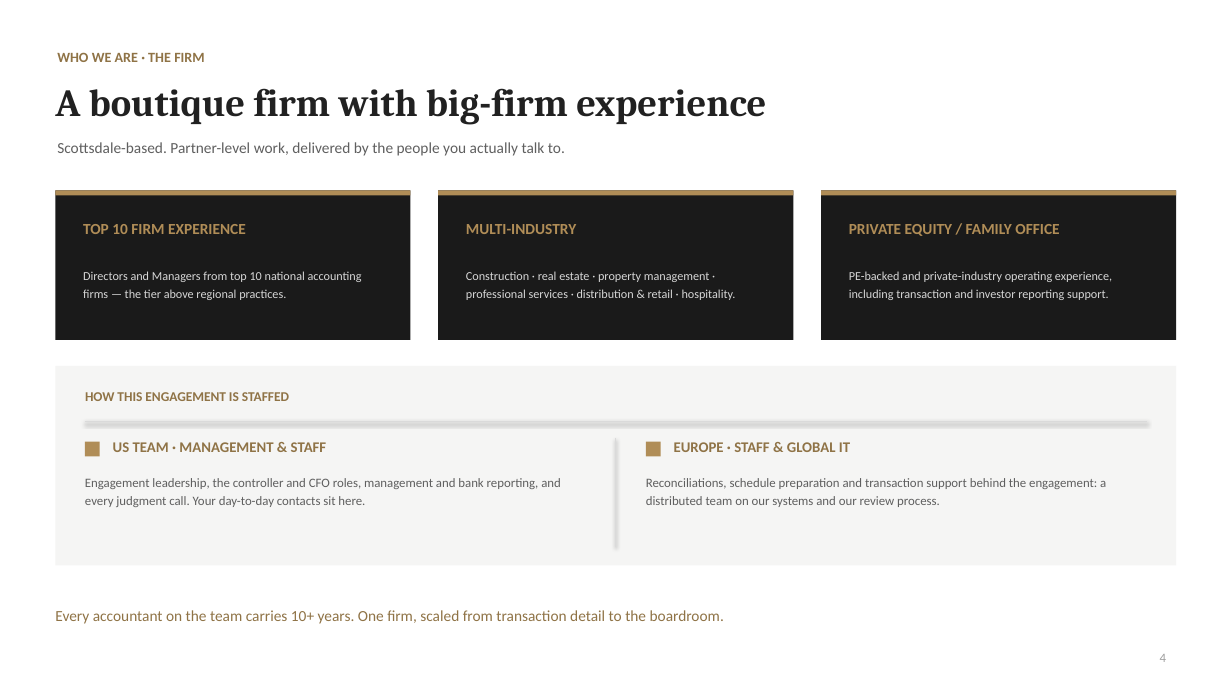
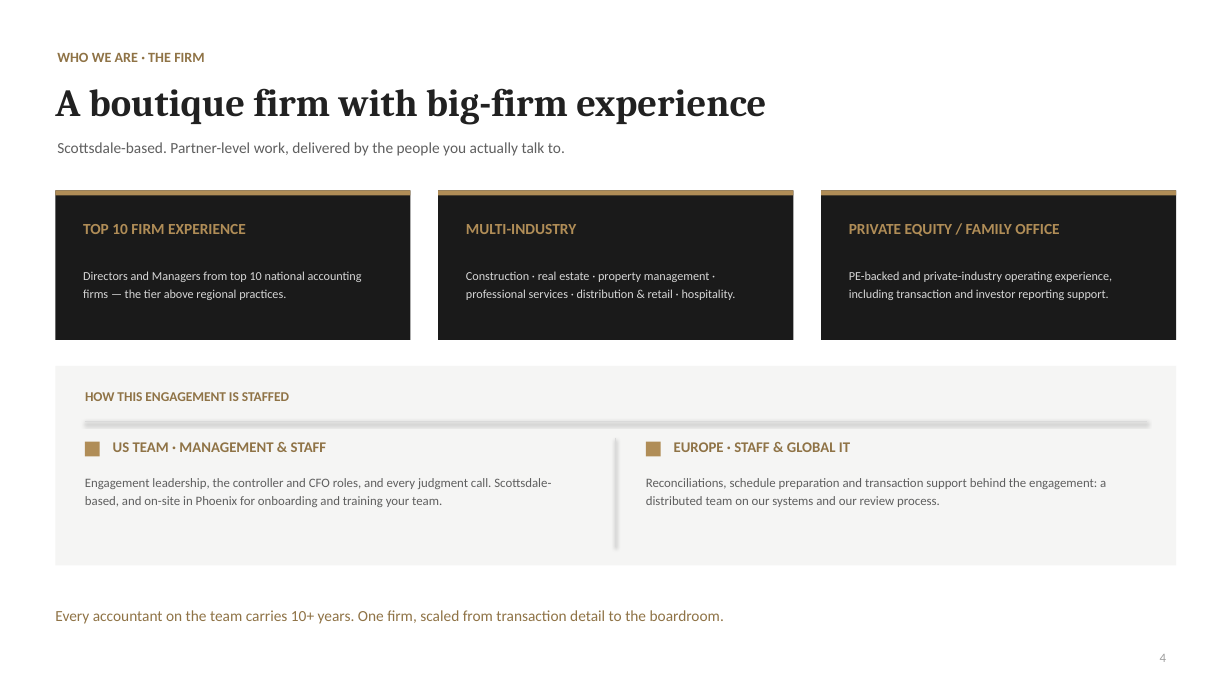
Before and after one commit to Onyxcfo/Engagement-Letter-Edits, a slide deck: slide 4 of Onyx_GeorgeBrazil_Proposal.pptx. Drawn at 1232x693 pixels with LibreOffice and Linux fonts; fonts in the diff are those of the drawing. Boxes give left, top, right and bottom in pixels: in the first picture for what was removed or moved away, otherwise in the second. Text is boxed around its words. In the diff, an @@ line names an element or a change of style, - is before the commit and + after.

```diff
--- a/Onyx_GeorgeBrazil_Proposal.pptx
+++ b/Onyx_GeorgeBrazil_Proposal.pptx
@@ text at (85, 478, 551, 507): text changed @@
-Engagement leadership, the controller and CFO roles, management and bank reporting, and every judgment call. Your day-to-day contacts sit here.
+Engagement leadership, the controller and CFO roles, and every judgment call. Scottsdale-based, and on-site in Phoenix for onboarding and training your team.
```
Also in this commit, not shown: 4 other slides changed.
